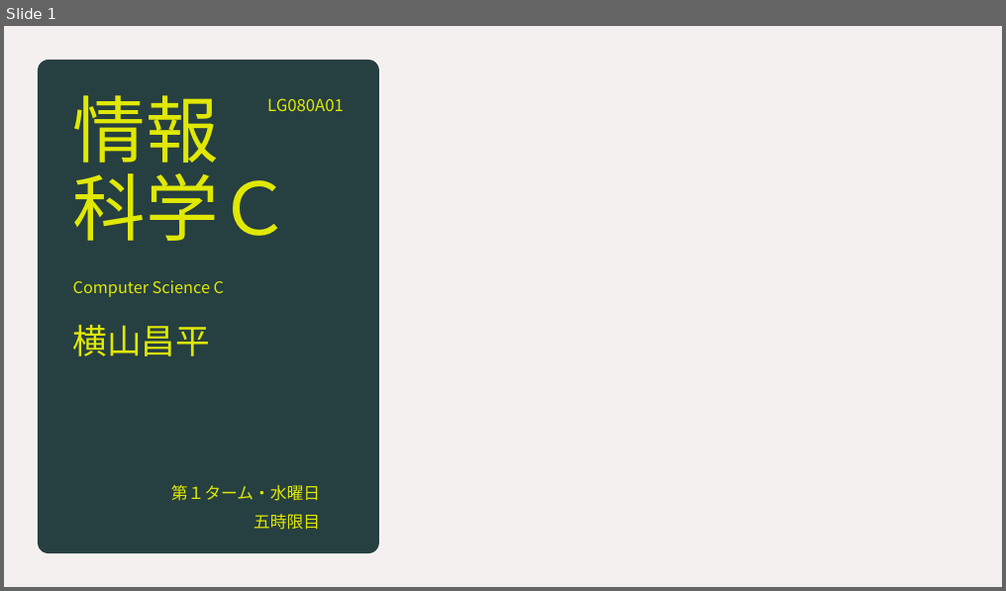
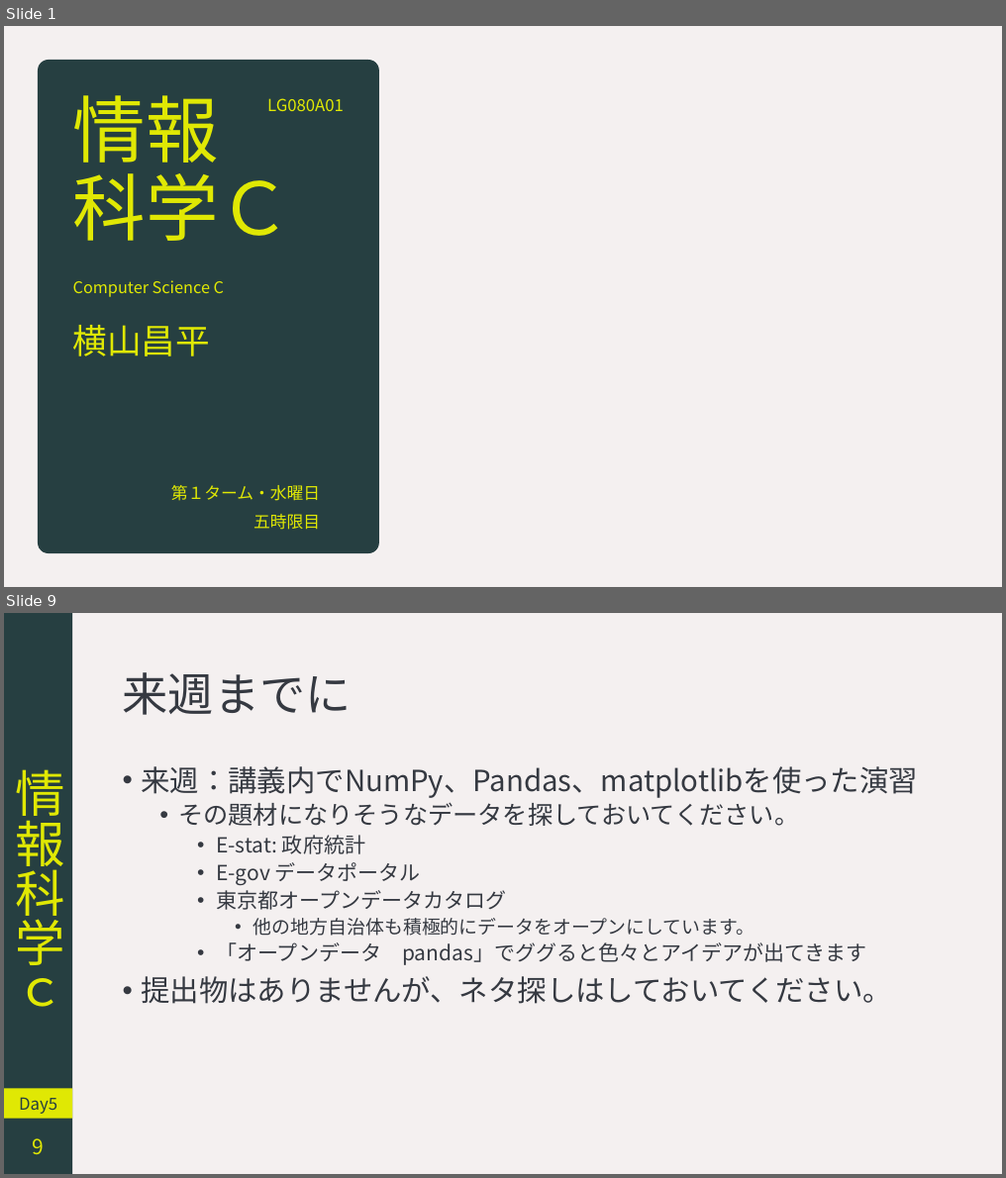
Before and after one commit to YokoyamaLab/PythonBasics, a slide deck: slides/computerScience_day5.pptx. Shown one above the other, each under a label of ours: slide 1 before the commit, slides 1 and 9 after it; the slides between them are not shown. The pictures are 1006x591 and 1006x1178 pixels, drawn with LibreOffice and Linux fonts; fonts in the diff are those of the drawing; background and template pictures are left out. Boxes give left, top, right and bottom in pixels: in the first picture for what was removed or moved away, otherwise in the second. Text is boxed around its words. In the diff, an @@ line names an element or a change of style, - is before the commit and + after.

```diff
--- a/slides/computerScience_day5.pptx
+++ b/slides/computerScience_day5.pptx
@@ slide 9 added at (4,613,1002,1174), background #F4F0F0 @@
@@ rectangle added at (4,613,73,1174), fill #263F41, 48 pt, text #E0E804 @@
+情報科学ｃ
@@ title added at (123,672,351,715), 44 pt, text #353941 @@
+来週までに
@@ text added at (142,766,918,1004), 20 pt, text #353941 @@
+• 来週：講義内でNumPy、Pandas、matplotlibを使った演習
+  • その題材になりそうなデータを探しておいてください。
+    • E-stat: 政府統計
+    • E-gov データポータル
+    • 東京都オープンデータカタログ
+      • 他の地方自治体も積極的にデータをオープンにしています。
+    • 「オープンデータ pandas」でググると色々とアイデアが出てきます
+• 提出物はありませんが、ネタ探しはしておいてください。
@@ rectangle added at (4,1089,73,1119), fill #E0E804, 16 pt, text #263F41 @@
+Day5
@@ page number added at (33,1139,45,1155), 20 pt, text #E0E804 @@
+9
```
Also in this commit, not shown: 6 slides changed, 1 other slide added.
